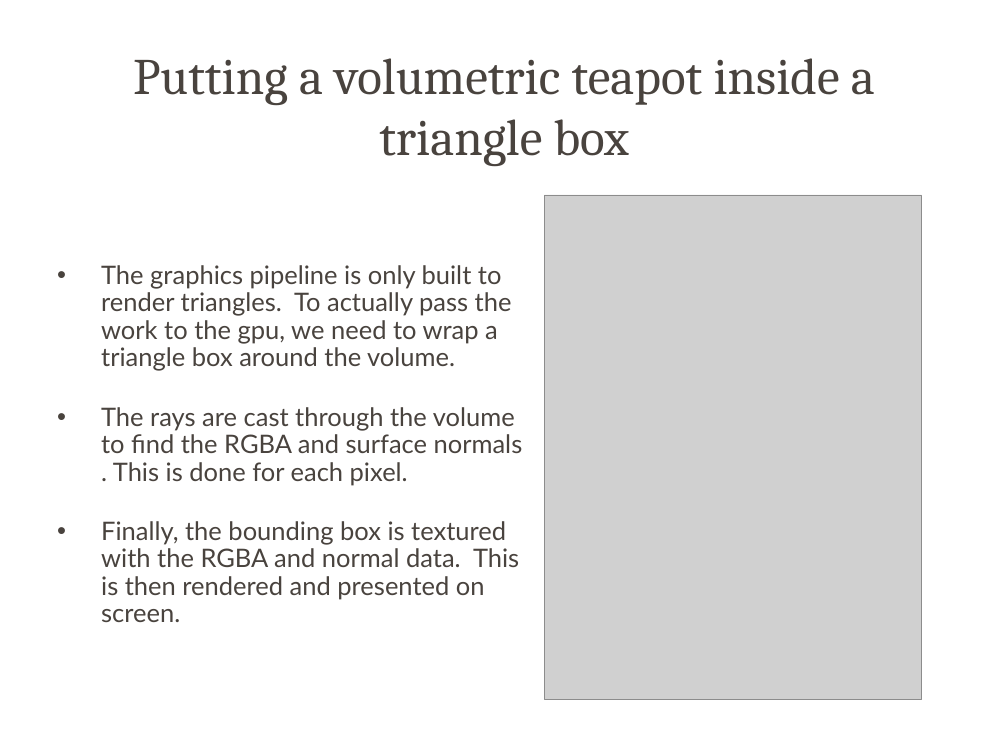
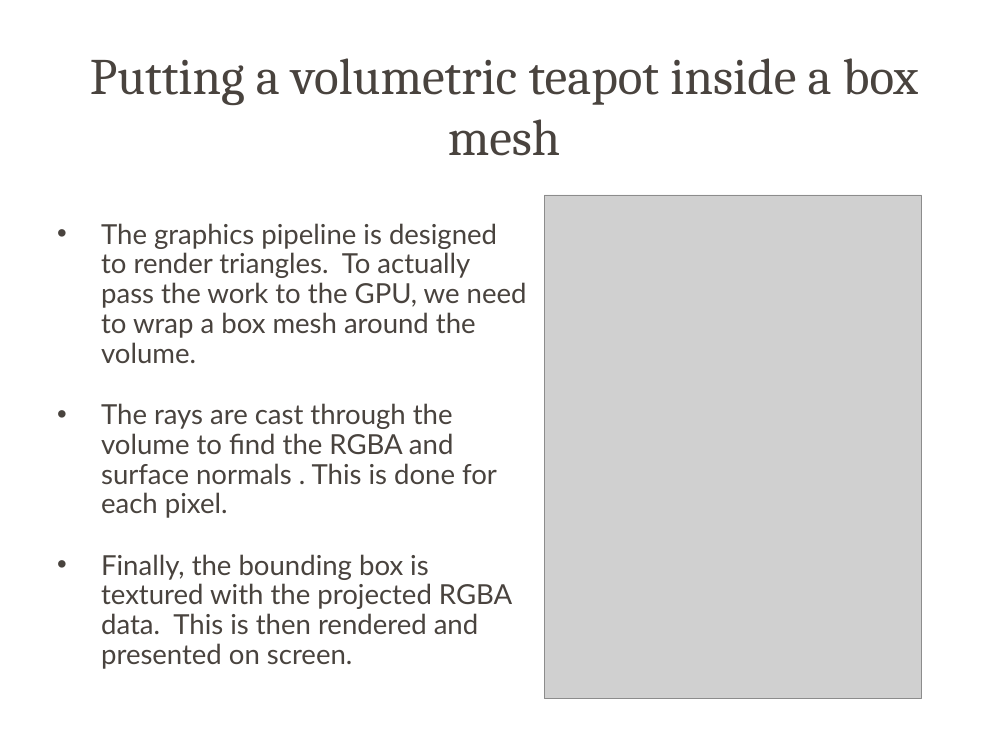
Before and after one commit to deltasquad451/xna-volumetric-renderer, a slide deck: slide 5 of volumerenderer.ppt. Drawn at 1008x756 pixels with LibreOffice and Linux fonts; fonts in the diff are those of the drawing; grey boxes stand for pictures; background and template pictures are left out. Boxes give left, top, right and bottom in pixels: in the first picture for what was removed or moved away, otherwise in the second. Text is boxed around its words. In the diff, an @@ line names an element or a change of style, - is before the commit and + after.

```diff
--- a/volumerenderer.ppt
+++ b/volumerenderer.ppt
@@ title at <box>90,58,918,156</box>: text changed @@
-Putting a volumetric teapot inside a triangle box
+Putting a volumetric teapot inside a box mesh
@@ text at <box>101,223,527,363</box>: text changed; size 25.9 to 28 pt @@
-• The graphics pipeline is only built to render triangles. To actually pass the work to the gpu, we need to wrap a triangle box around the volume.
+• The graphics pipeline is designed to render triangles. To actually pass the work to the GPU, we need to wrap a box mesh around the volume.
@@ text at <box>101,403,497,518</box>: size 25.9 to 28 pt in "The rays are cast through the volume ..." @@
@@ text at <box>101,554,512,669</box>: text changed; size 25.9 to 28 pt @@
-• Finally, the bounding box is textured with the RGBA and normal data. This is then rendered and presented on screen.
+• Finally, the bounding box is textured with the projected RGBA data. This is then rendered and presented on screen.
```
Also in this commit, not shown: 4 other slides changed, 1 other file.
